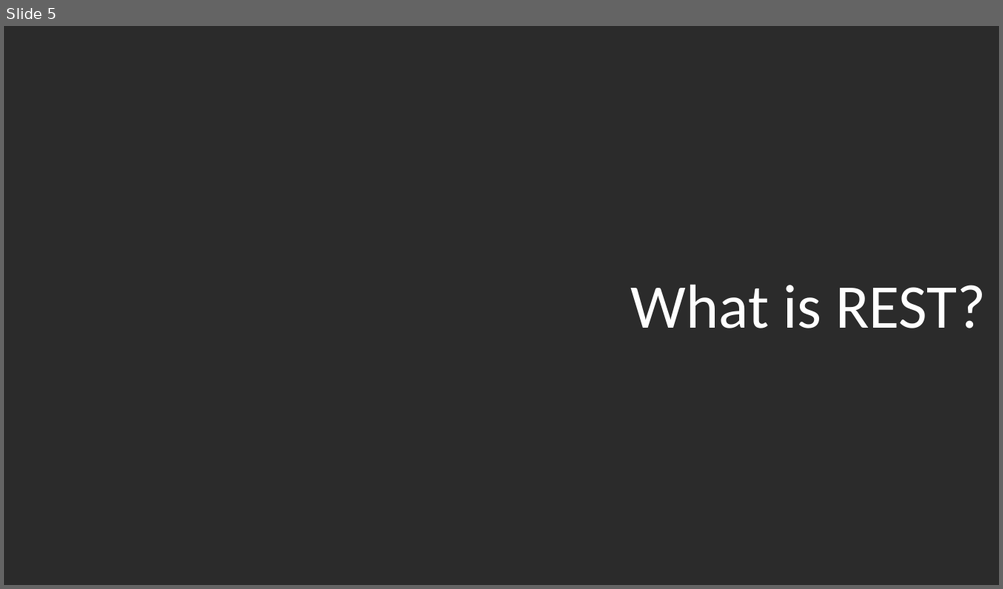
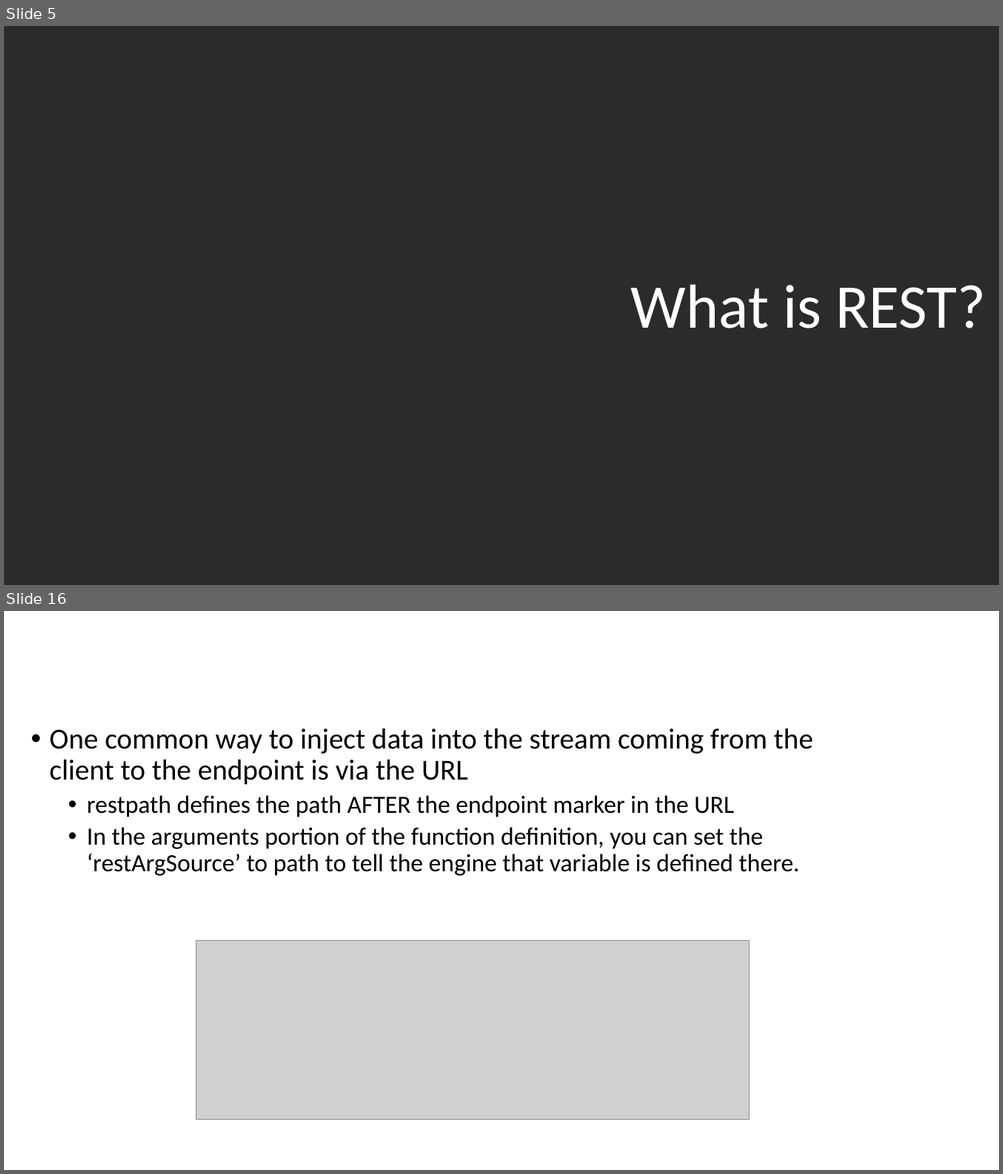
Before and after one commit to quetwo/hawaii-apis, a slide deck: MMCFUG - REST.pptx. Shown one above the other, each under a label of ours: slide 5 before the commit, slides 5 and 16 after it; the slides between them are not shown. The pictures are 1003x589 and 1003x1174 pixels, drawn with LibreOffice and Linux fonts; fonts in the diff are those of the drawing; grey boxes stand for pictures; background and template pictures are left out; a plain dark background stands for a picture behind light text. Boxes give left, top, right and bottom in pixels: in the first picture for what was removed or moved away, otherwise in the second. Text is boxed around its words. In the diff, an @@ line names an element or a change of style, - is before the commit and + after.

```diff
--- a/MMCFUG - REST.pptx
+++ b/MMCFUG - REST.pptx
@@ slide 16 added at (4,611,999,1170), background picture (left out) @@
@@ title added at (4,611,885,690), 44 pt, text #FFFFFF @@
+REST Endpoints – REST Paths
@@ text added at (49,728,813,876), 24 pt, text #000000 @@
+• One common way to inject data into the stream coming from the client to the endpoint is via the URL
+  • restpath defines the path AFTER the endpoint marker in the URL
+  • In the arguments portion of the function definition, you can set the ‘restArgSource’ to path to tell the engine that variable is defined there.
@@ picture added at (196,941,749,1120) @@
```
Also in this commit, not shown: 24 other slides added.
